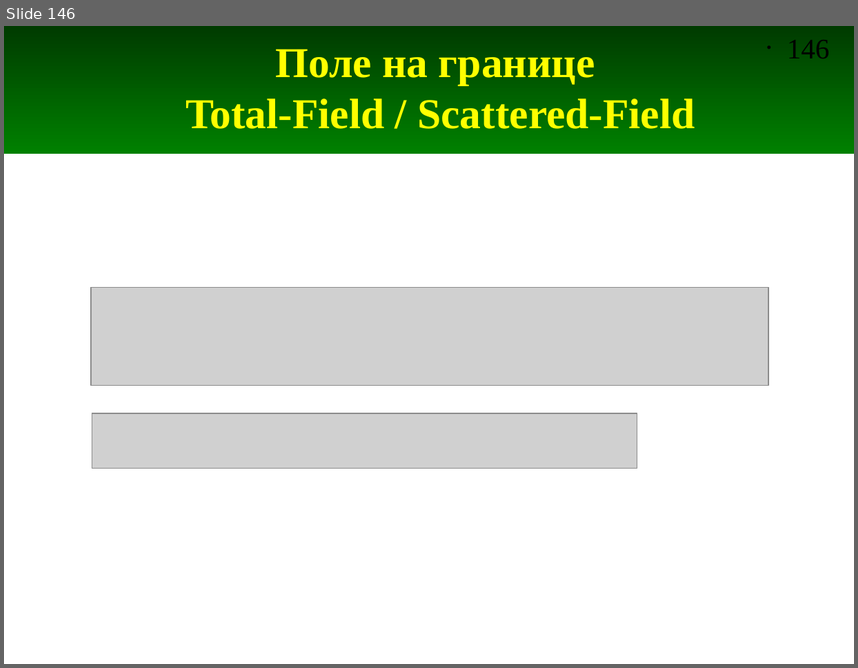
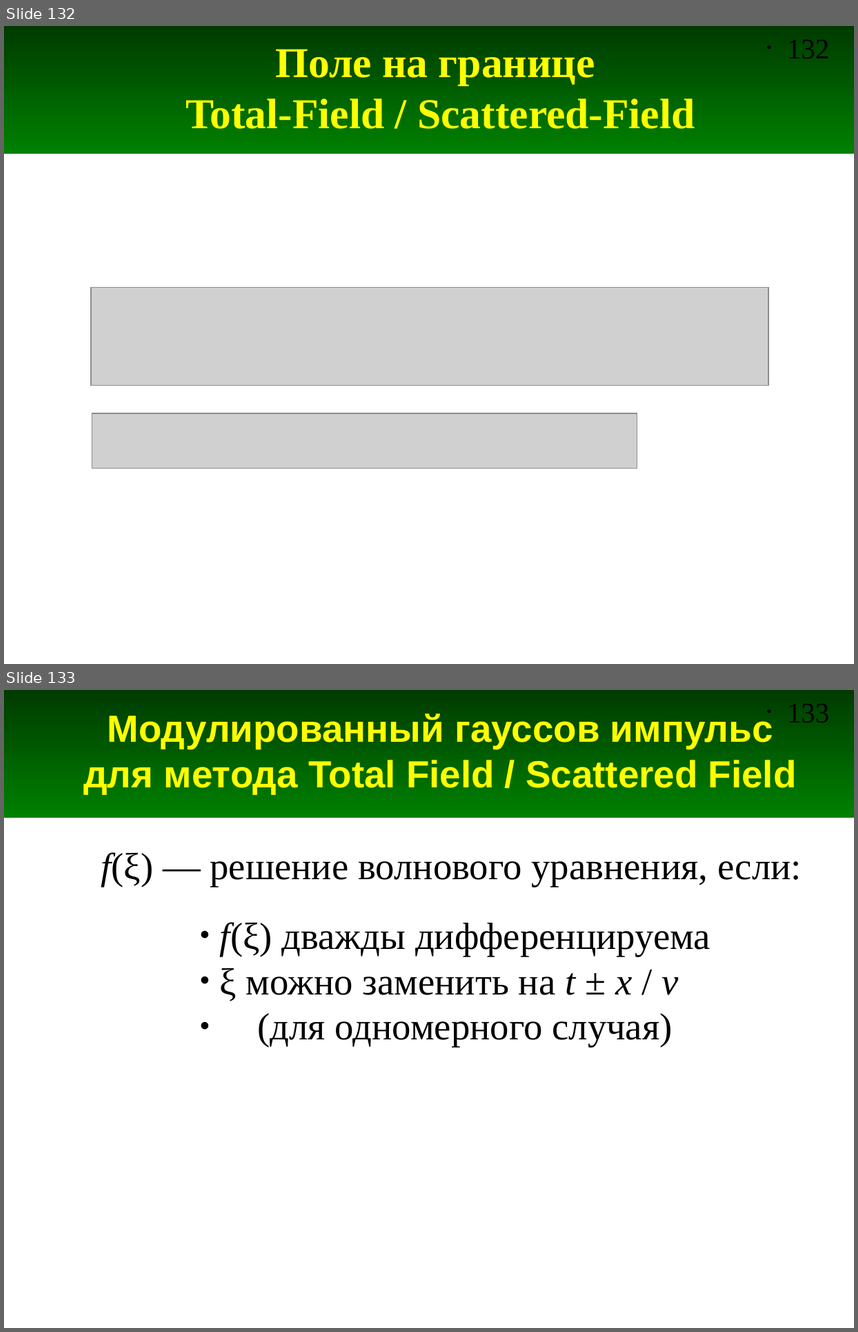
Before and after one commit to andris0147sv/modelling, a slide deck: presentations/2. FDTD.odp. Shown one above the other, each under a label of ours: slide 146 before the commit, slides 132 and 133 after it. The pictures are 858x668 and 858x1332 pixels, drawn with LibreOffice and Linux fonts; fonts in the diff are those of the drawing; grey boxes stand for pictures. Boxes give left, top, right and bottom in pixels: in the first picture for what was removed or moved away, otherwise in the second. Text is boxed around its words. In the diff, an @@ line names an element or a change of style, - is before the commit and + after.

Commit message:
Добавлены слайды и скрипт для использования метода TFSF с модулированным гауссовым сигналом

```diff
--- a/presentations/2. FDTD.odp
+++ b/presentations/2. FDTD.odp
@@ slide 133 added at <box>4,690,854,1328</box>, background #FFFFFF; not listed: 2 template elements that a slide beside it also shows @@
@@ title added at <box>83,712,797,794</box>, 32 pt, text #FFFF00, bold @@
+Модулированный гауссов импульс для метода Total Field / Scattered Field
@@ text added at <box>101,852,802,886</box>, 32 pt, text #000000 @@
+f(ξ) — решение волнового уравнения, если:
@@ text added at <box>220,922,711,1047</box>, 32 pt, text #000000 @@
+● f(ξ) дважды дифференцируема
+● ξ можно заменить на t ± x / v
+● (для одномерного случая)
@@ what was slide 146 is now slide 132 @@
@@ page number at <box>787,40,830,58</box>: text changed @@
-• 146
+• 132
```
Also in this commit, not shown: 1 slide changed, 5 other slides added, 1 other file.
